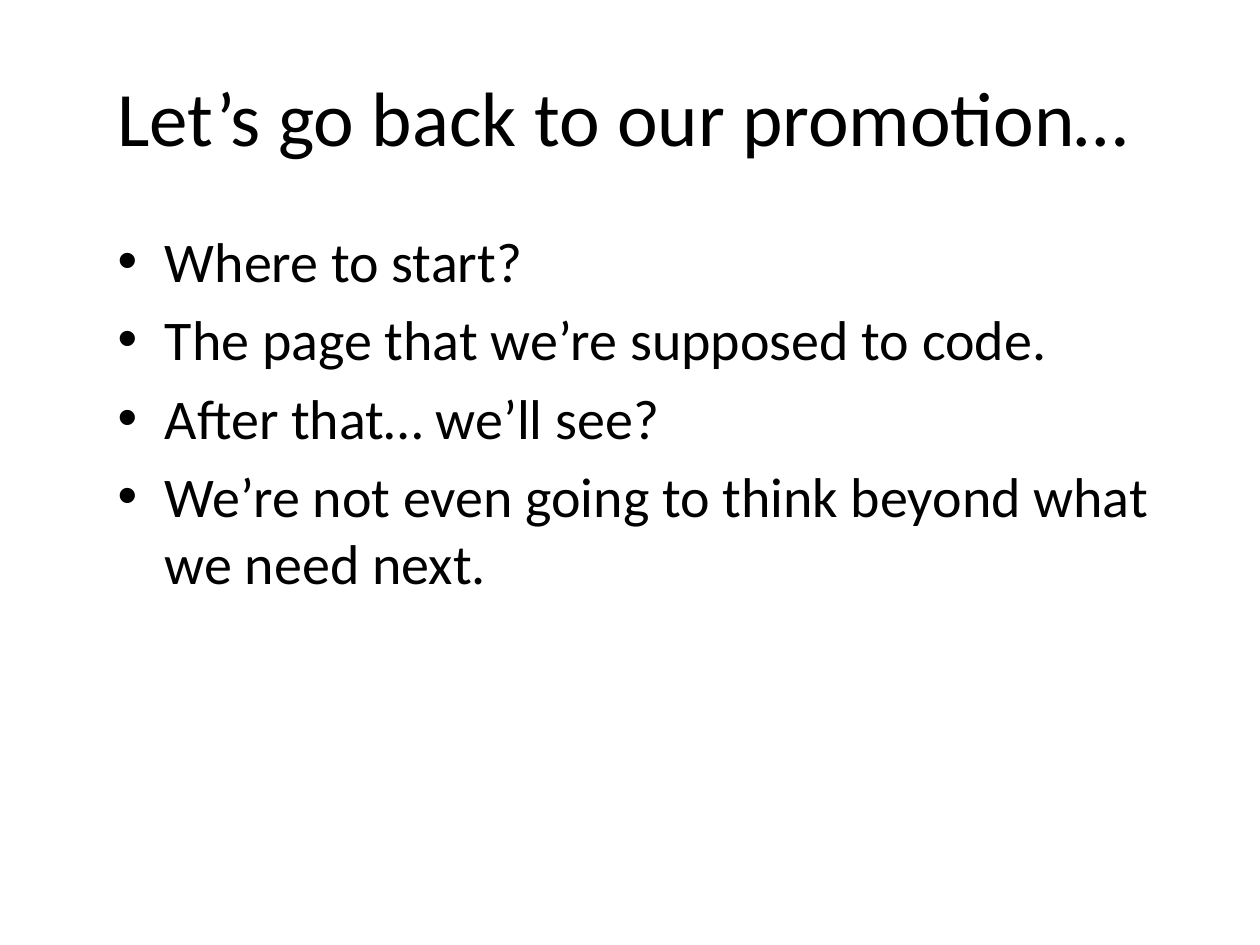
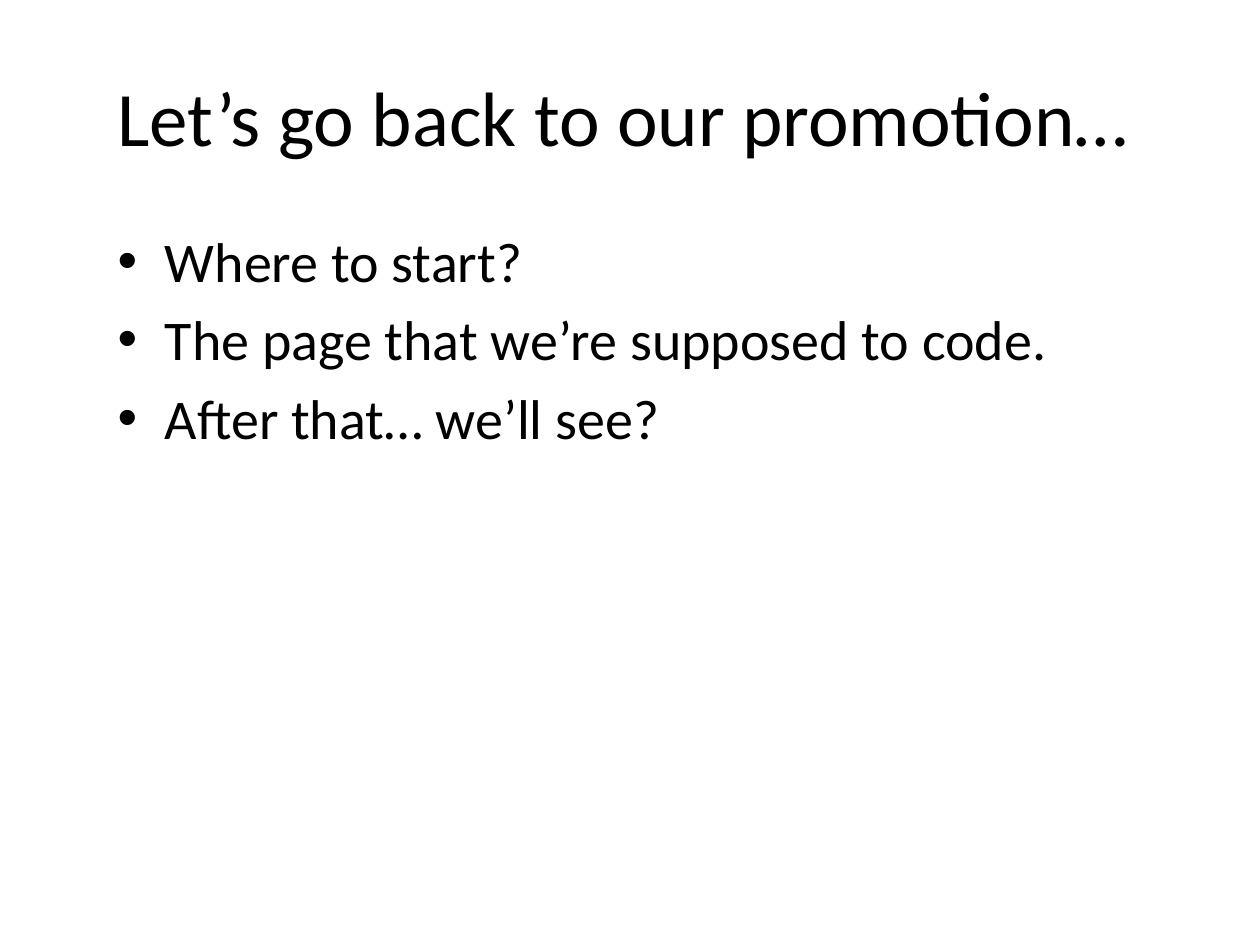
Before and after one commit to darrencauthon/SpecFlow-at-IowaCodeCamp, a slide deck: slide 7 of Outside In With SpecFlow.pptx (slide 10 before the commit). Drawn at 1260x945 pixels with LibreOffice and Linux fonts; fonts in the diff are those of the drawing; background and template pictures are left out. Boxes give left, top, right and bottom in pixels: in the first picture for what was removed or moved away, otherwise in the second. Text is boxed around its words. In the diff, an @@ line names an element or a change of style, - is before the commit and + after.

```diff
--- a/Outside In With SpecFlow.pptx
+++ b/Outside In With SpecFlow.pptx
@@ text at [165,477,1148,585]: paragraph removed @@
-• We’re not even going to think beyond what we need next.
```
Also in this commit, not shown: 5 other slides changed, 12 slides removed, 1 other file.
